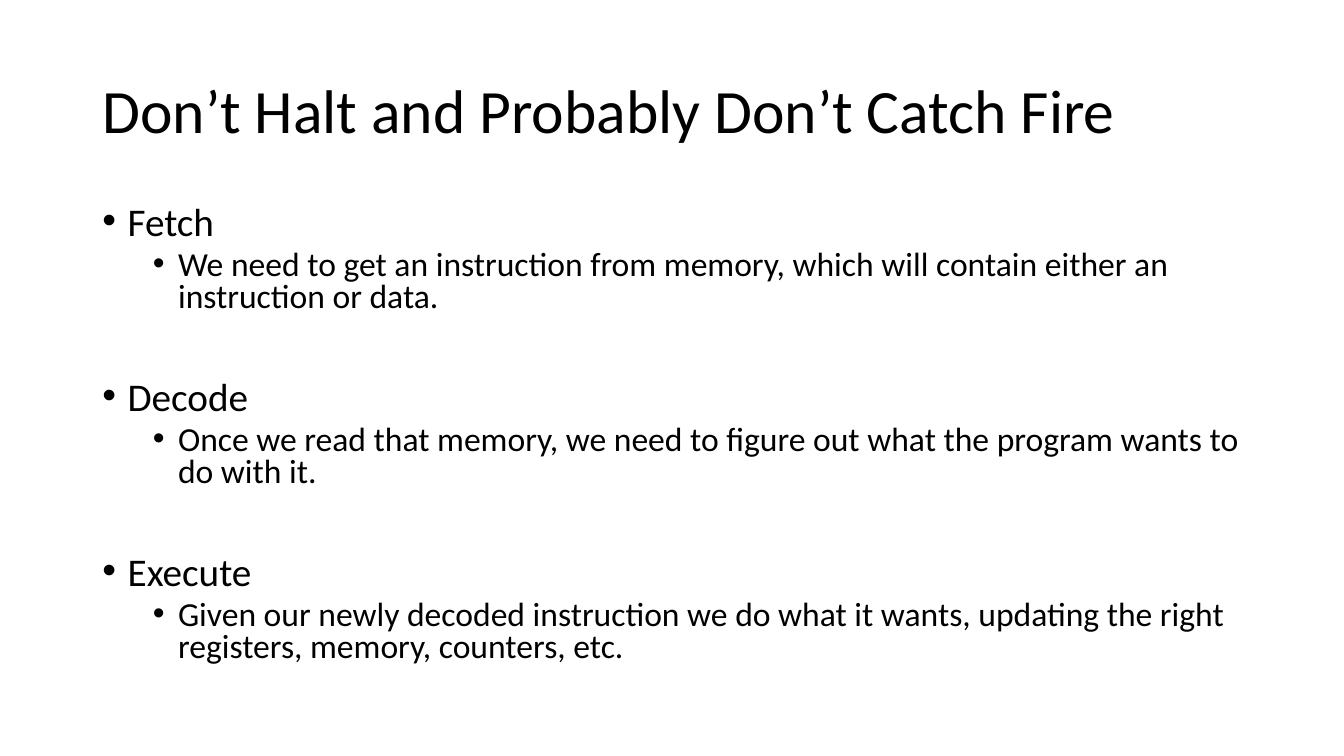
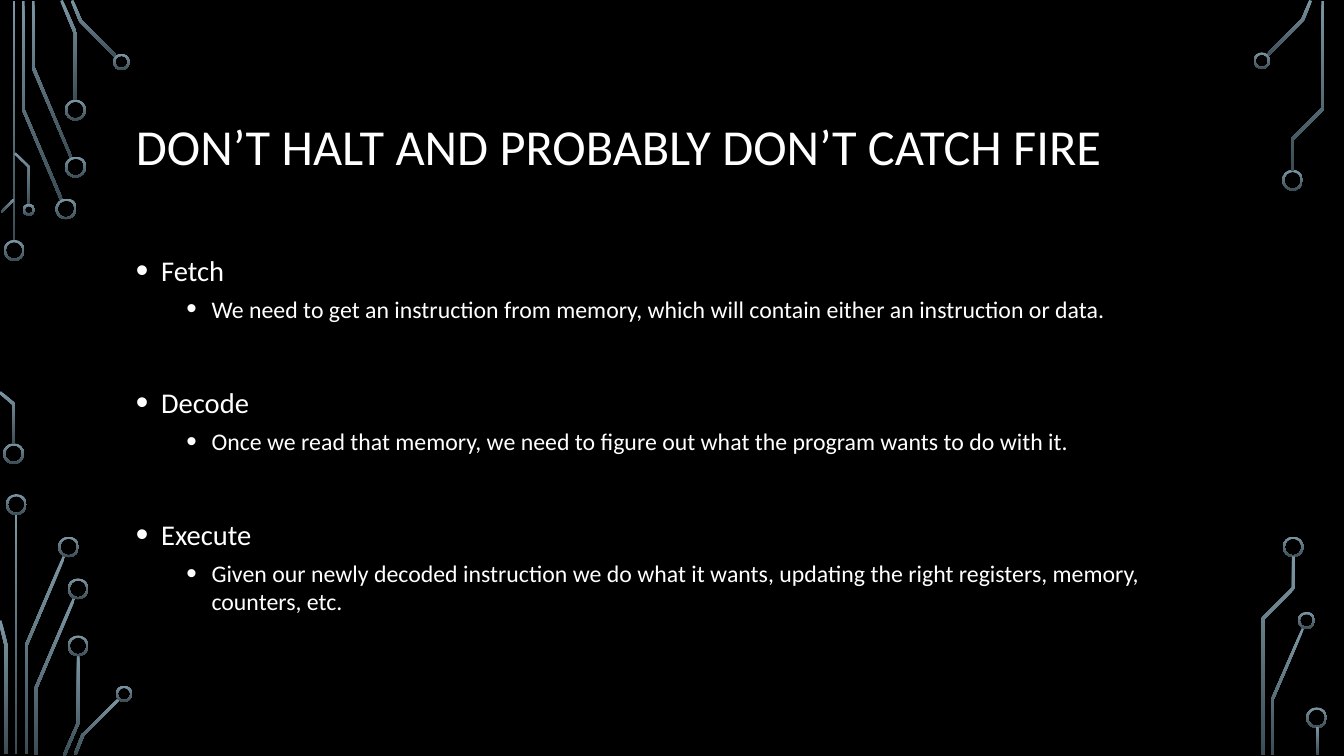
Before and after one commit to sfaria/CHIP-8-Emulator, a slide deck: slide 13 of Let’s Write an Emulator!.pptx. Drawn at 1344x756 pixels with LibreOffice and Linux fonts; fonts in the diff are those of the drawing; background and template pictures are left out. Boxes give left, top, right and bottom in pixels: in the first picture for what was removed or moved away, otherwise in the second. Text is boxed around its words. In the diff, an @@ line names an element or a change of style, - is before the commit and + after.

```diff
--- a/Let’s Write an Emulator!.pptx
+++ b/Let’s Write an Emulator!.pptx
@@ background #FFFFFF to picture (left out) @@
@@ title at box(136, 129, 1101, 166): text changed; size 44 to 36 pt; text colour #000000 to #FFFFFF @@
-Don’t Halt and Probably Don’t Catch Fire
+DON’T HALT AND PROBABLY DON’T CATCH FIRE
@@ text "Fetch": place and size @@
-text "Fetch" at box(128, 208, 1239, 664)
+text "Fetch" at box(161, 261, 1139, 613)
@@ text "Fetch" at box(161, 261, 1139, 613): size 28 to 20.4 pt in "Fetch", "Decode", "Execute"; text colour #000000 to #FFFFFF, size 24 to 17 pt; line spacing 0.8 to 1 @@
@@ group added at box(0, 0, 1328, 756): 33 freeform shapes, 3 rectangles @@
```
Also in this commit, not shown: 26 other slides changed, 1 slide added.
